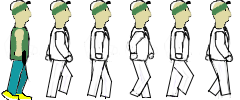
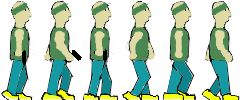
Layered file, before and after one edit (240 × 100). Changes by layer:
painted on "gangHead" over (x1=15, y1=27, x2=240, y2=100)
painted on "enemy0Move.png" over (x1=10, y1=0, x2=231, y2=32)
